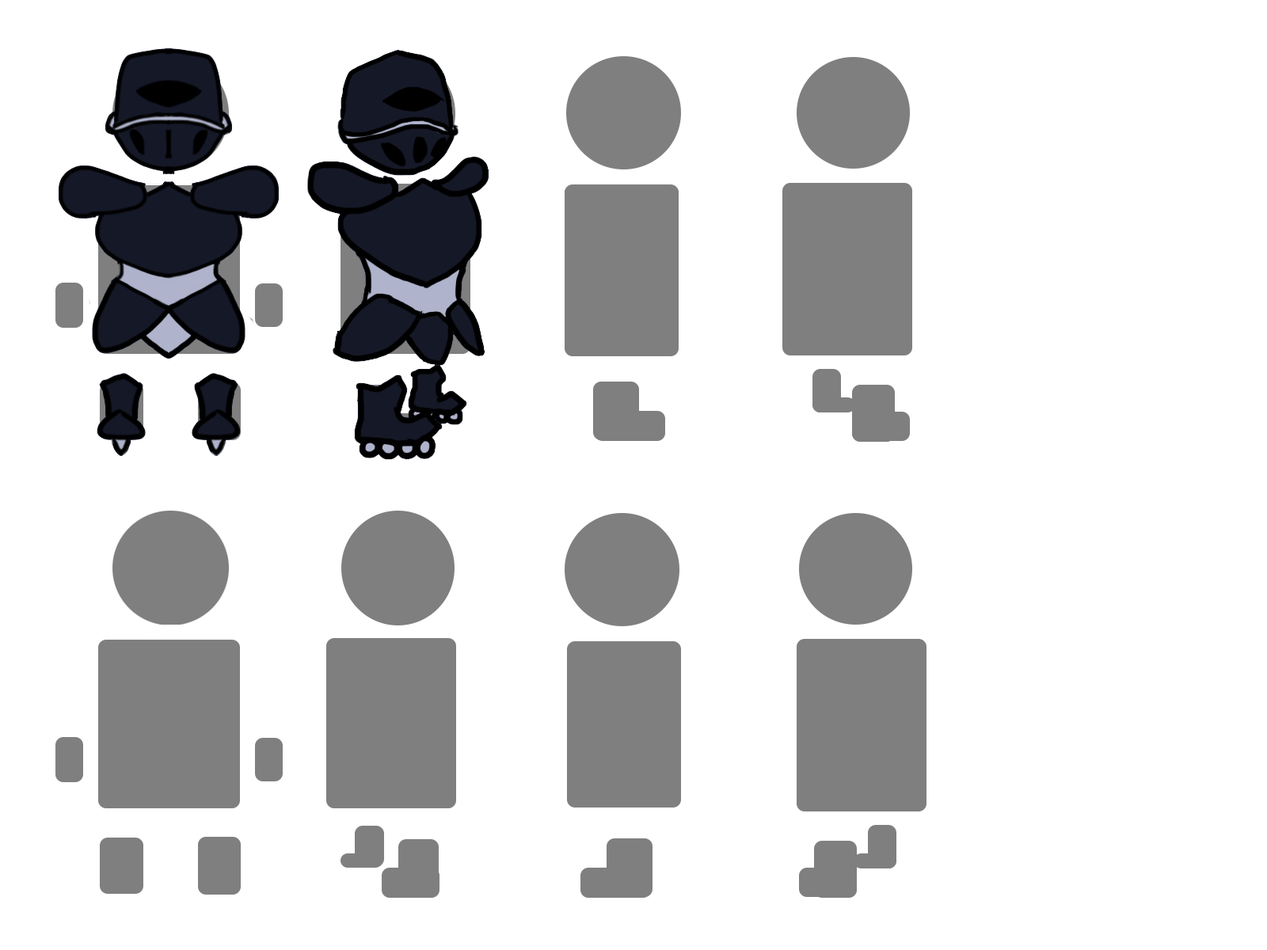
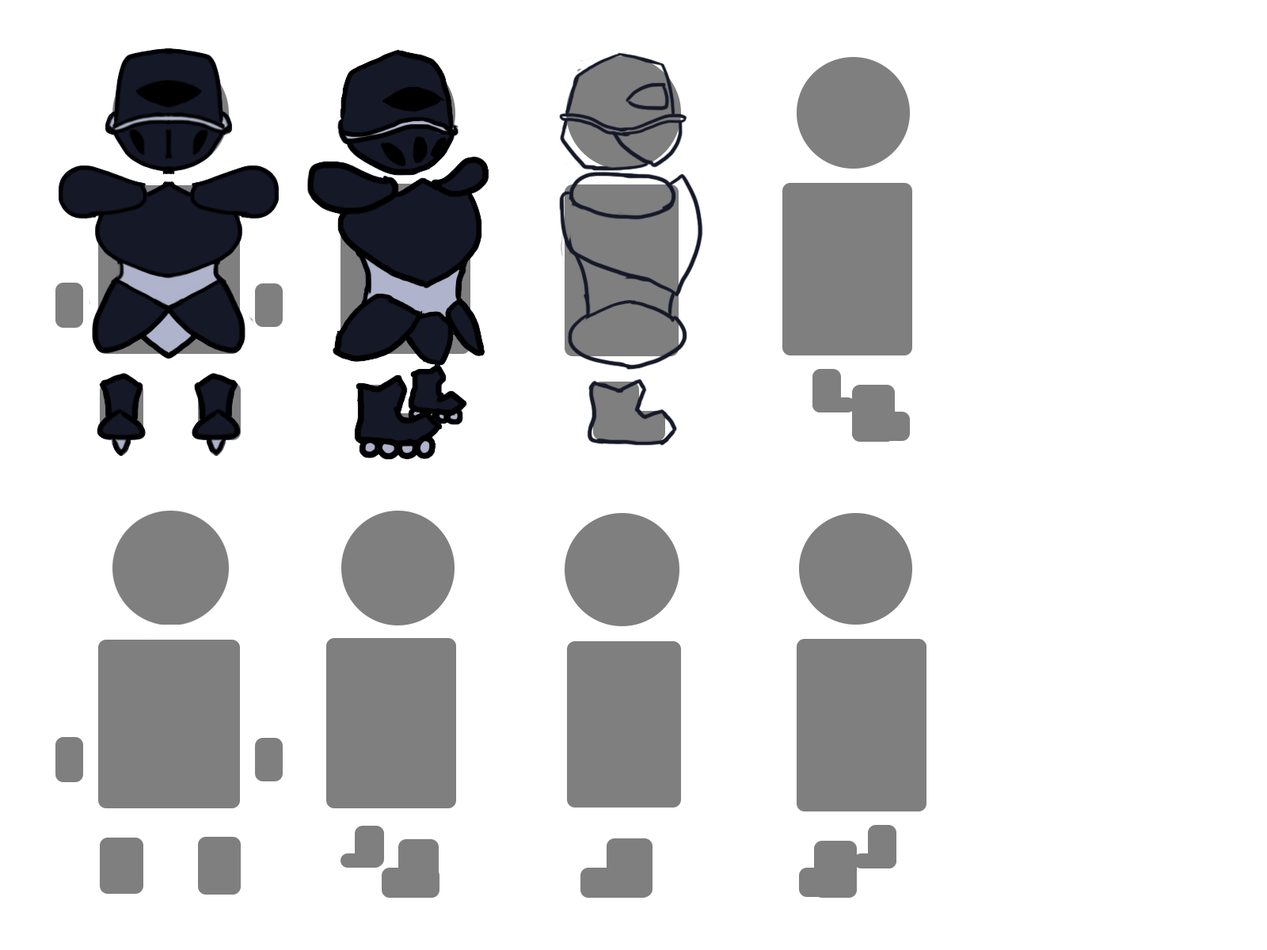
Two versions of the same layered image (1267 x 950). Layer-by-layer changes:
painted on "Layer 7" over [558, 52, 704, 446]
painted on "Layer 10" over [614, 138, 619, 142]
